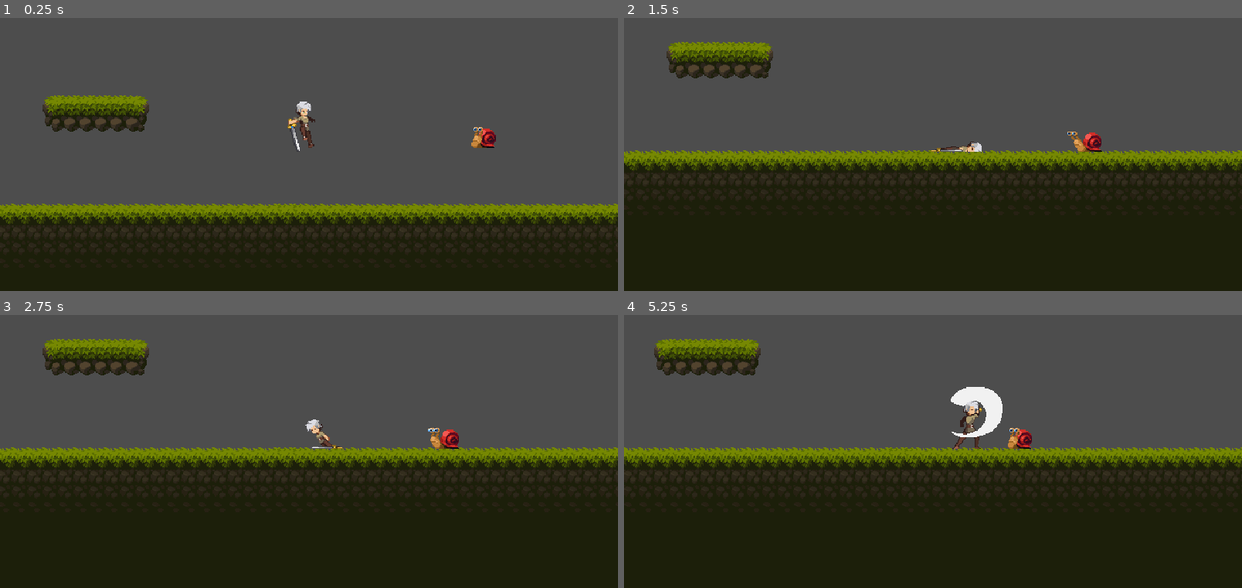
Above: before the commit, frames 1-4 (two rows, left to right).
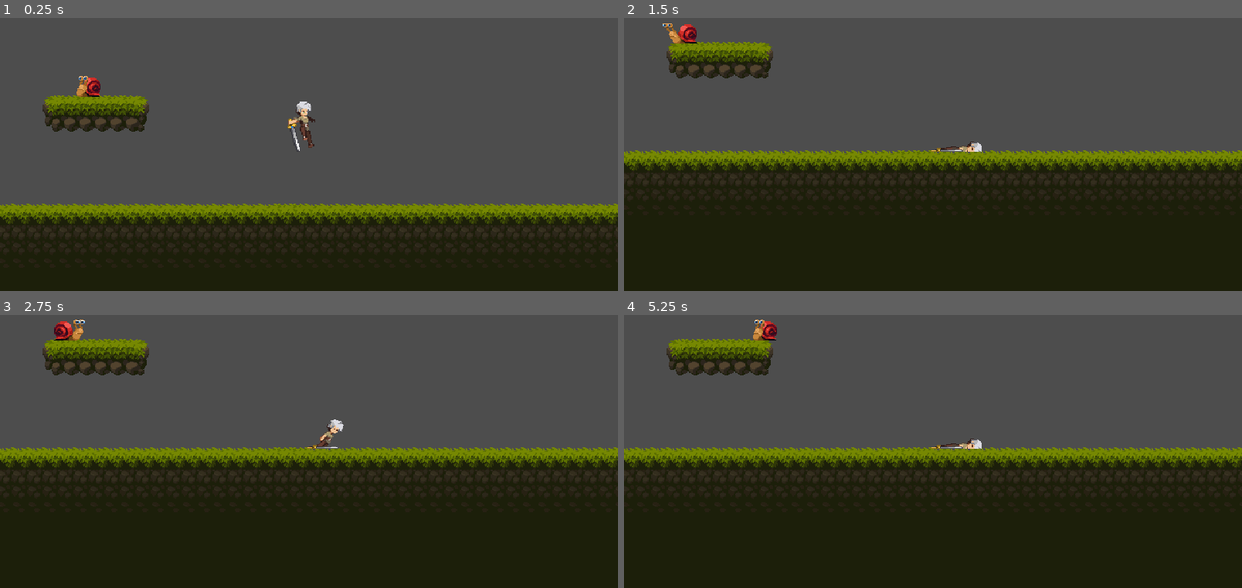
Above: after the commit, the same moments.

Repository: Dewin154/Project_Lynx
Game: Godot game, scene res://levels/level_1.tscn
Two runs of this game, one before a commit and one after it. Both use one fixed random seed, a clock stepped at 60 frames per second and the inputs below.
Inputs:
- Up to frame 1 (0.25 s): no input
- Up to frame 2 (1.5 s): hold D (move_right) from 0.53 s (still down); tap Keypad 1 (attack) at 0.6 s; tap W (jump) at 0.77 s; tap Keypad 9 (die) at 0.8, 1.35 s
- Up to frame 3 (2.75 s): tap W (jump) at 1.52 s; tap Keypad 1 (attack) at 1.55, 2.1 s; release D (move_right) at 2.03 s; hold A (move_left) from 2.03 s (still down); tap Keypad 9 (die) at 2.3 s
- Up to frame 4 (5.25 s): release A (move_left) at 2.78 s; hold D (move_right) 2.78-4.28 s; tap Keypad 9 (die) at 2.85, 3.8, 4.35 s; tap W (jump) at 3.02, 3.77, 4.52 s; tap Keypad 1 (attack) at 3.05, 3.6, 4.55, 5.1 s; hold A (move_left) 4.28-5.03 s; hold D (move_right) from 5.03 s (still down)

The runs differ from the first frame. In frame 1, 0.5% of the frame differs, in the area x 12-81%, y 21-48%; in frame 2, 0.5%; in frame 3, 0.9%; in frame 4, 6.2%, in the area x 0-100%, y 1-59%.

Commit message:
Update Enemy Snail + Bug Fixes
- Snail can now hide in his shell when attacked
- Improved snail's movement with RayCast
- Fixed bug where player could deal damage whenever he presses Attack Button

Diff:
--- /dev/null
+++ b/enemies/snail/floor_ray_cast_2d.gd
@@ -0,0 +1,11 @@
+extends RayCast2D
+
+#@onready var snail = get_parent()
+var raycast_left = Vector2(-12,12)
+var raycast_right = Vector2(12,12)
+
+func flip_raycast(direction_right):
+	if direction_right:
+		set_position(raycast_right)
+	else:
+		set_position(raycast_left)
--- a/enemies/snail/snail.gd
+++ b/enemies/snail/snail.gd
@@ -3,10 +3,16 @@
 
 var health = 30
 var current_state
+var is_protecting = false
+var protecting_animation_already_playing = false
+var leaving_protection_animation_already_playing = false
+var direction_right = false
 
-enum State {Moving, Dying}
+enum State {Moving, Dying, Protecting, Leaving_Protection}
 
 @onready var animated_sprite_2d: AnimatedSprite2D = $AnimatedSprite2D
+@onready var leave_protection_timer: Timer = $LeaveProtectionTimer
+@onready var floor_raycast: RayCast2D = $FloorRayCast2D
 
 func _ready() -> void:
 	current_state = State.Moving
@@ -14,26 +20,62 @@
 func _physics_process(delta: float) -> void:
 	super(delta)
 	move()
+	#print("State1: ", State.keys()[current_state])
+	#print(health)
 	play_animations()
 
 func _on_animated_sprite_2d_animation_finished() -> void:
 	if animated_sprite_2d.animation == "dying":
 		queue_free()
+	elif animated_sprite_2d.animation == "leaving_protection":
+		current_state = State.Moving
+		leaving_protection_animation_already_playing = false
+
+func _on_leave_protection_timer_timeout() -> void:
+	current_state = State.Leaving_Protection
+	protecting_animation_already_playing = false
 
 func play_animations() -> void:
+	animated_sprite_2d.flip_h = direction_right
 	if current_state == State.Moving:
 		animated_sprite_2d.play("moving")
 	elif current_state == State.Dying:
 		animated_sprite_2d.play("dying")
+	elif current_state == State.Protecting and !protecting_animation_already_playing:
+		animated_sprite_2d.play("protect")
+		protecting_animation_already_playing = true
+	elif current_state == State.Leaving_Protection and !leaving_protection_animation_already_playing:
+		animated_sprite_2d.play("leaving_protection")
+		leaving_protection_animation_already_playing = true
+		is_protecting = false
 
 func take_damage(damage: int) -> void:
 	Input.start_joy_vibration(0,0.5,0.5,0.3) # Controller vibration for some haptic feedback
-	health -= damage
+	if !is_protecting:
+		health -= damage
+	protecting_itself() # Indent or Unindent for different behaviour
 	if health <= 0:
 		current_state = State.Dying
 
+func protecting_itself() -> void:
+	current_state = State.Protecting
+	is_protecting = true
+	leaving_protection_animation_already_playing = false
+	leave_protection_timer.start()
+
 func move() -> void:
-	if velocity.x >= -30 and current_state != State.Dying:
-		velocity.x -= 0.5
+	if !direction_right:
+		if velocity.x >= -30 and current_state != State.Dying and current_state != State.Protecting:
+			velocity.x -= 0.5
+		elif current_state == State.Protecting or current_state == State.Dying:
+				velocity.x = 0
 	else:
+		if velocity.x <= 30 and current_state != State.Dying and current_state != State.Protecting:
+			velocity.x += 0.5
+		elif current_state == State.Protecting or current_state == State.Dying:
+			velocity.x = 0
+
+	if !floor_raycast.is_colliding():
 		velocity.x = 0
+		direction_right = !direction_right
+		floor_raycast.flip_raycast(direction_right)
--- a/enemies/snail/snail.tscn
+++ b/enemies/snail/snail.tscn
@@ -1,9 +1,10 @@
-[gd_scene load_steps=29 format=3 uid="uid://ce1vnqak6koj"]
+[gd_scene load_steps=38 format=3 uid="uid://ce1vnqak6koj"]
 
 [ext_resource type="Texture2D" uid="uid://cf68f3xtljp5w" path="res://enemies/snail/resources/walk-Sheet.png" id="1_c32sw"]
 [ext_resource type="Script" path="res://enemies/snail/snail.gd" id="1_gur5q"]
 [ext_resource type="Texture2D" uid="uid://c72ac30ge5nj1" path="res://enemies/snail/resources/Dead-Sheet.png" id="2_g4fbr"]
 [ext_resource type="Texture2D" uid="uid://bn8tsng4os5vb" path="res://enemies/snail/resources/Hide-Sheet.png" id="4_5apac"]
+[ext_resource type="Script" path="res://enemies/snail/floor_ray_cast_2d.gd" id="5_a18q0"]
 
 [sub_resource type="RectangleShape2D" id="RectangleShape2D_nuakc"]
 size = Vector2(28, 20.5)
@@ -32,6 +33,38 @@
 atlas = ExtResource("2_g4fbr")
 region = Rect2(336, 0, 48, 32)
 
+[sub_resource type="AtlasTexture" id="AtlasTexture_05igw"]
+atlas = ExtResource("4_5apac")
+region = Rect2(336, 0, 48, 32)
+
+[sub_resource type="AtlasTexture" id="AtlasTexture_a50m7"]
+atlas = ExtResource("4_5apac")
+region = Rect2(288, 0, 48, 32)
+
+[sub_resource type="AtlasTexture" id="AtlasTexture_duxh2"]
+atlas = ExtResource("4_5apac")
+region = Rect2(240, 0, 48, 32)
+
+[sub_resource type="AtlasTexture" id="AtlasTexture_0cykb"]
+atlas = ExtResource("4_5apac")
+region = Rect2(192, 0, 48, 32)
+
+[sub_resource type="AtlasTexture" id="AtlasTexture_xwjhm"]
+atlas = ExtResource("4_5apac")
+region = Rect2(144, 0, 48, 32)
+
+[sub_resource type="AtlasTexture" id="AtlasTexture_7yspa"]
+atlas = ExtResource("4_5apac")
+region = Rect2(96, 0, 48, 32)
+
+[sub_resource type="AtlasTexture" id="AtlasTexture_chkdt"]
+atlas = ExtResource("4_5apac")
+region = Rect2(48, 0, 48, 32)
+
+[sub_resource type="AtlasTexture" id="AtlasTexture_jqhsk"]
+atlas = ExtResource("4_5apac")
+region = Rect2(0, 0, 48, 32)
+
 [sub_resource type="AtlasTexture" id="AtlasTexture_vk5h6"]
 atlas = ExtResource("1_c32sw")
 region = Rect2(0, 0, 48, 32)
@@ -119,6 +152,35 @@
 }],
 "loop": false,
 "name": &"dying",
+"speed": 8.0
+}, {
+"frames": [{
+"duration": 1.0,
+"texture": SubResource("AtlasTexture_05igw")
+}, {
+"duration": 1.0,
+"texture": SubResource("AtlasTexture_a50m7")
+}, {
+"duration": 1.0,
+"texture": SubResource("AtlasTexture_duxh2")
+}, {
+"duration": 1.0,
+"texture": SubResource("AtlasTexture_0cykb")
+}, {
+"duration": 1.0,
+"texture": SubResource("AtlasTexture_xwjhm")
+}, {
+"duration": 1.0,
+"texture": SubResource("AtlasTexture_7yspa")
+}, {
+"duration": 1.0,
+"texture": SubResource("AtlasTexture_chkdt")
+}, {
+"duration": 1.0,
+"texture": SubResource("AtlasTexture_jqhsk")
+}],
+"loop": false,
+"name": &"leaving_protection",
 "speed": 8.0
 }, {
 "frames": [{
@@ -196,4 +258,15 @@
 animation = &"moving"
 autoplay = "moving"
 
+[node name="LeaveProtectionTimer" type="Timer" parent="."]
+wait_time = 3.0
+one_shot = true
+
+[node name="FloorRayCast2D" type="RayCast2D" parent="."]
+position = Vector2(-12, 12)
+target_position = Vector2(0, 19)
+collision_mask = 2
+script = ExtResource("5_a18q0")
+
 [connection signal="animation_finished" from="AnimatedSprite2D" to="." method="_on_animated_sprite_2d_animation_finished"]
+[connection signal="timeout" from="LeaveProtectionTimer" to="." method="_on_leave_protection_timer_timeout"]
--- a/levels/level_1.tscn
+++ b/levels/level_1.tscn
@@ -7,7 +7,7 @@
 [sub_resource type="TileSetAtlasSource" id="TileSetAtlasSource_4fpe4"]
 texture = ExtResource("1_h3kkk")
 0:0/0 = 0
-0:0/0/physics_layer_0/polygon_0/points = PackedVector2Array(-0.625, 4.25, 8, 4.25, 8, 8, -6.5, 8)
+0:0/0/physics_layer_0/polygon_0/points = PackedVector2Array(-0.625, 4.25, 8, 4, 8, 8, -6.5, 8)
 1:0/0 = 0
 1:0/0/physics_layer_0/polygon_0/points = PackedVector2Array(-8, 4, 8, 4, 8, 8, -8, 8)
 2:0/0 = 0
@@ -15,7 +15,7 @@
 3:0/0 = 0
 3:0/0/physics_layer_0/polygon_0/points = PackedVector2Array(-8, 4, 8, 4, 8, 8, -8, 8)
 4:0/0 = 0
-4:0/0/physics_layer_0/polygon_0/points = PackedVector2Array(-8, 3.75, 1, 4, 6.125, 8, -8, 8)
+4:0/0/physics_layer_0/polygon_0/points = PackedVector2Array(-8, 4, 1, 4, 6.125, 8, -8, 8)
 6:0/0 = 0
 6:0/0/physics_layer_0/polygon_0/points = PackedVector2Array(-1, 8, 8, 3.25, 8, 8)
 7:0/0 = 0
@@ -541,4 +541,4 @@
 editor_draw_drag_margin = true
 
 [node name="Snail1" parent="." instance=ExtResource("3_p8dko")]
-position = Vector2(249, -160)
+position = Vector2(-160, -186)
--- a/player/player.gd
+++ b/player/player.gd
@@ -37,13 +37,11 @@
 	player_dead(delta)
 	move_and_slide()
 	player_animations()
-	#print("State1: ", State.keys()[last_state])
-	print(fall_animation_already_playing)
+	#print("State1: ", State.keys()[current_state])
 
 func _on_animated_sprite_2d_animation_finished() -> void:
 	if animated_sprite_2d.animation == "attack1" or animated_sprite_2d.animation == "attack2":
 		is_attacking = false
-		can_deal_damage = true
 
 func _on_attack_timer_timeout() -> void:
 	attack_combo_available = false
@@ -122,7 +120,7 @@
 	velocity.y = JUMP
 
 func player_attack(delta):
-	if Input.is_action_just_pressed("attack"):
+	if Input.is_action_just_pressed("attack") and (current_state == State.Idle or current_state == State.Run):
 		can_deal_damage = true
 		if is_attacking and attack_combo_available:
 			animated_sprite_2d.play("attack2")
@@ -134,6 +132,7 @@
 			attack_combo_available = true
 			attack_timer.start()
 
+
 func player_dead(delta):
 	# Numpad 9
 	if Input.is_action_just_pressed("die"):
--- a/player/sword_hitbox.gd
+++ b/player/sword_hitbox.gd
@@ -3,10 +3,10 @@
 @onready var player = get_parent()
 
 func _physics_process(delta: float) -> void:
-	if Input.is_action_just_pressed("attack") and player.can_deal_damage:
+	if player.can_deal_damage:
 		activate_hitbox()
 
-func activate_hitbox():
+func activate_hitbox() -> void:
 	for body in get_overlapping_bodies():
 		if body is Snail:
 			body.take_damage(10)
